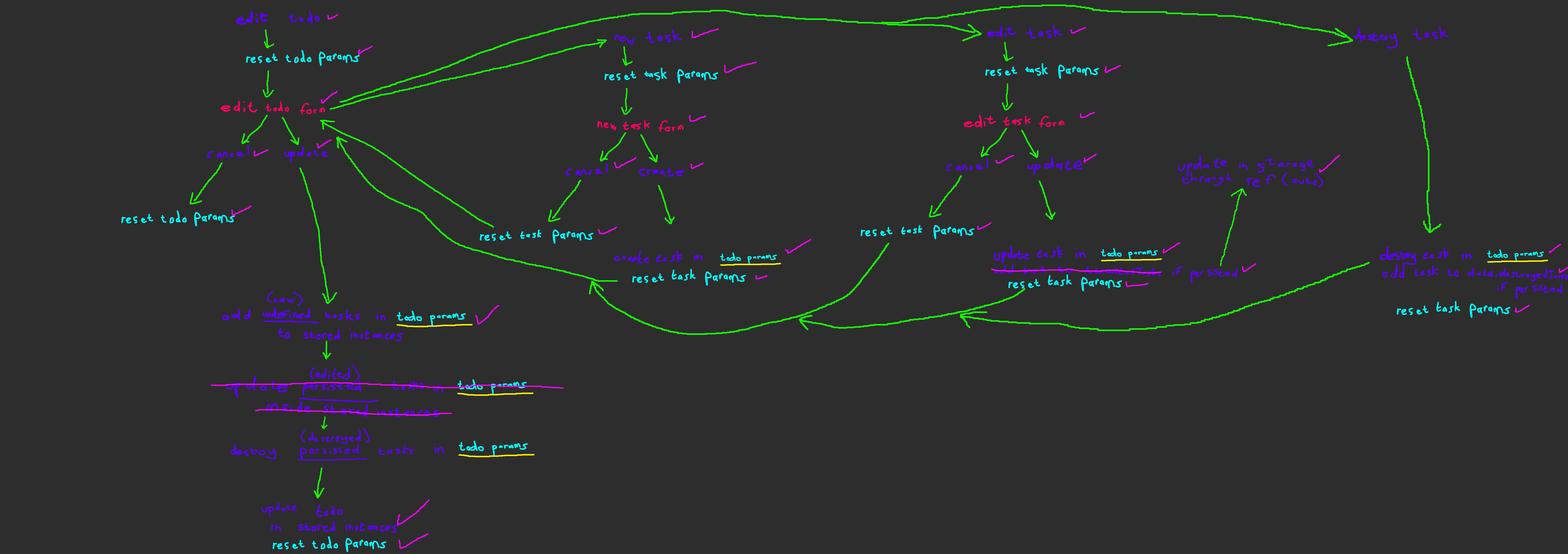
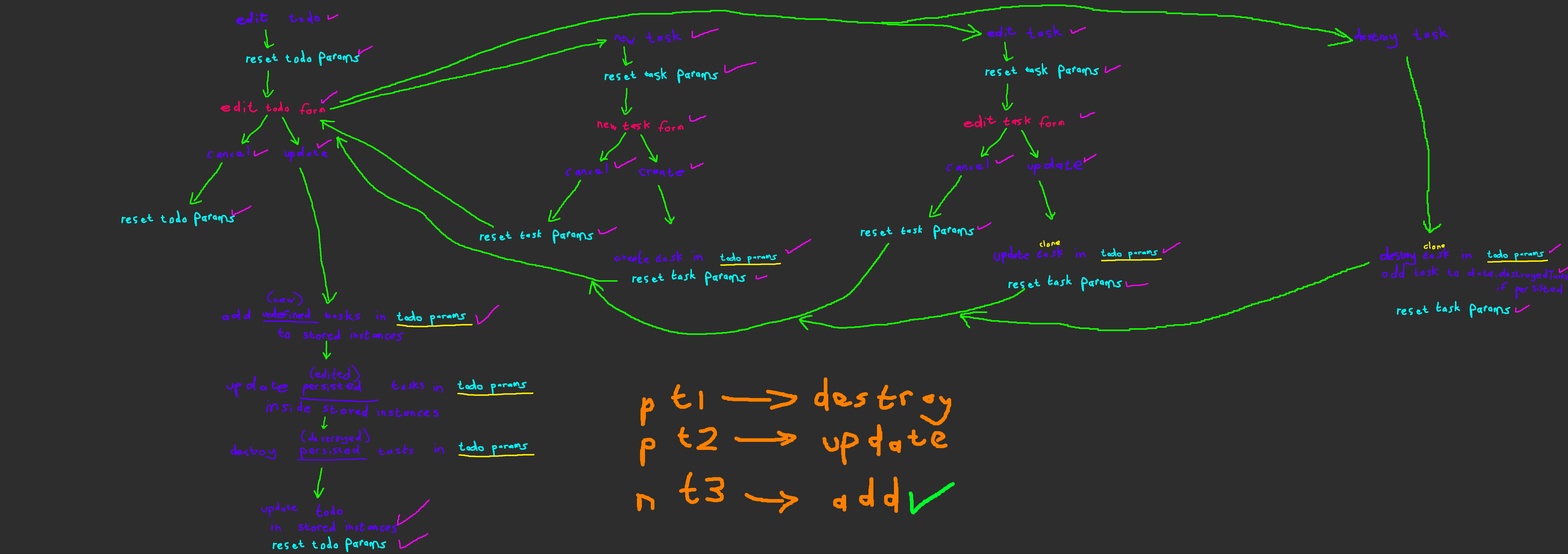
Layered file, before and after one edit (1568 x 554). Changes by layer:
added layer "temp" above "Paint Layer 2" over [636, 377, 955, 515]
painted on "Paint Layer 2" over [210, 154, 1445, 515]
painted on "Paint Layer 1" over [210, 154, 1445, 515]
